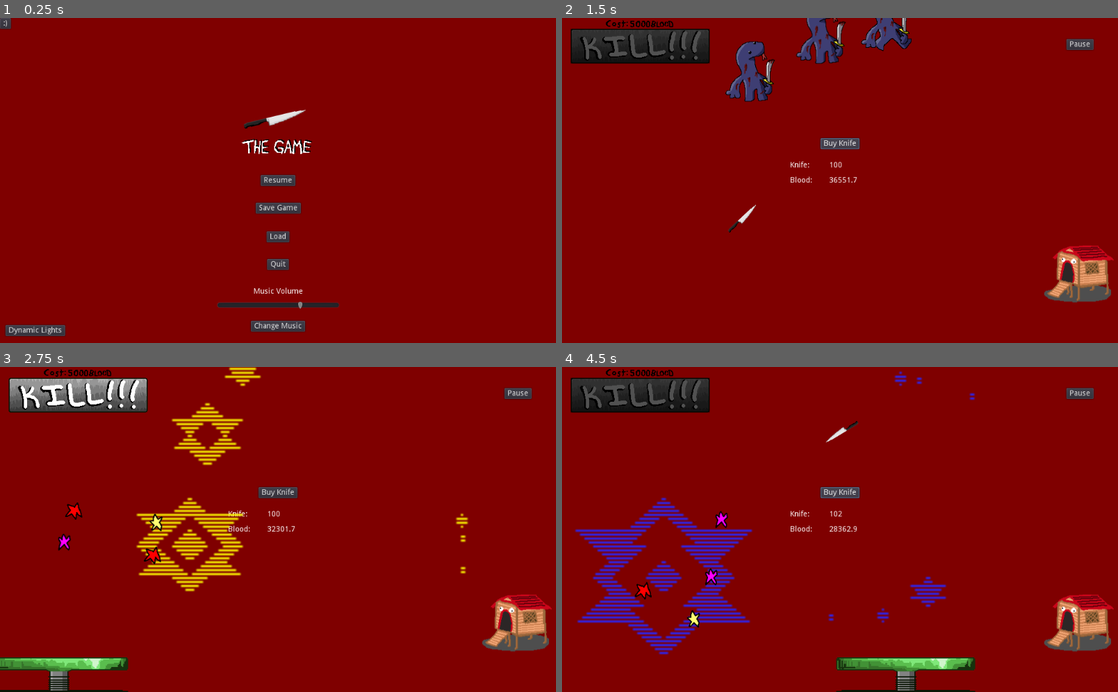
Above: before the commit, frames 1-4 (two rows, left to right).
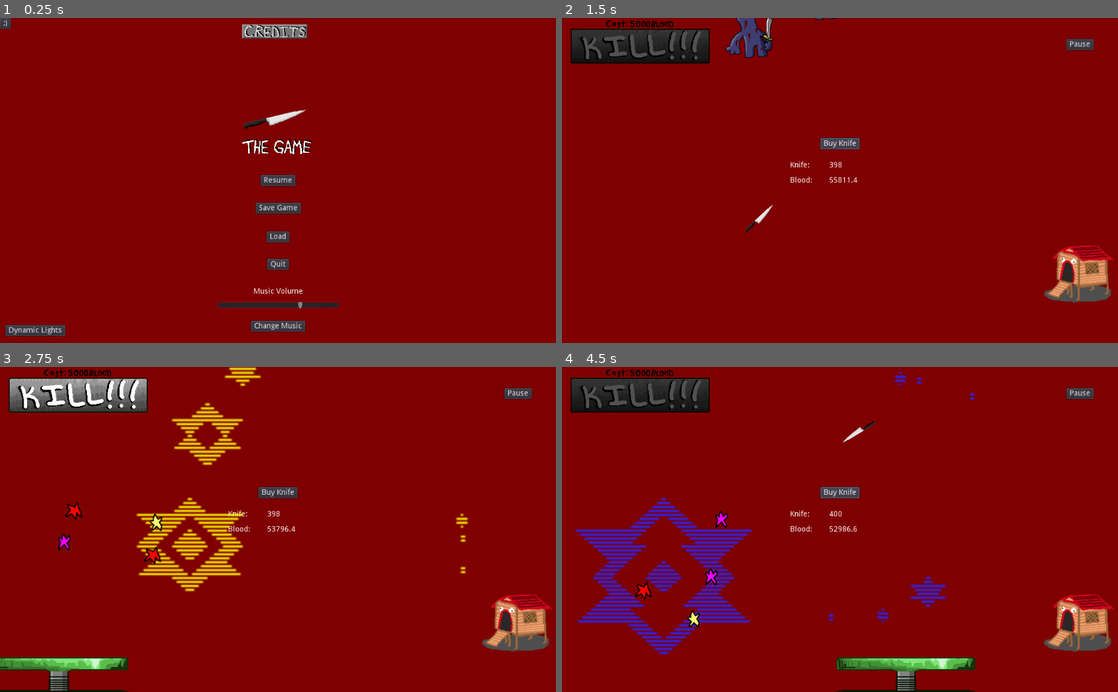
Above: after the commit, the same moments.

Repository: KartoffelDrache/Idle-Game-1
Game: Godot game, scene res://Main.tscn
Two runs of this game, one before a commit and one after it. Both use one fixed random seed, a clock stepped at 60 frames per second and the inputs below.
Inputs (mouse positions are in pixels of both pictures, inside the frame that each line leads up to):
- Up to frame 1 (0.25 s): no input
- Up to frame 2 (1.5 s): click "Load" at 0.5 s; click "Buy Knife" at 1.25 s
- Up to frame 3 (2.75 s): click (77, 396) at 2 s
- Up to frame 4 (4.5 s): click "Buy Knife" at 2.75 s; click (639, 396) at 3.5 s; click "Buy Knife" at 4.25 s

The runs differ from the first frame. In frame 1, 0.5% of the frame differs, in the area x 43-56%, y 1-7%; in frame 2, 3.0%, in the area x 29-63%, y 0-67%; in frame 3, less than 0.1%; in frame 4, 0.2%.

Commit message:
update 6

Diff:
--- a/CloseBuilding.gd
+++ b/CloseBuilding.gd
@@ -1,6 +1,6 @@
 extends ParallaxLayer
 
-export(float) var sky_speed = -2.0
+export(float) var sky_speed = -15.0
 
 func _process(delta) -> void:
 	self.motion_offset.x += sky_speed * delta
--- a/Coop.gd
+++ b/Coop.gd
@@ -3,7 +3,7 @@
 signal coop_switch
 var mouse_over = false
 
-func _input(event):
+func _input(_event):
 	if mouse_over and Input.is_action_pressed("click"):
 		emit_signal("coop_switch")
 
--- a/Coop.tscn
+++ b/Coop.tscn
@@ -1,14 +1,38 @@
-[gd_scene load_steps=8 format=2]
+[gd_scene load_steps=32 format=2]
 
 [ext_resource path="res://ChickenCoopBought.png" type="Texture" id=1]
 [ext_resource path="res://ChickenCoopPrebuild.png" type="Texture" id=2]
 [ext_resource path="res://Coop.gd" type="Script" id=3]
-[ext_resource path="res://CoopConstruction2.png" type="Texture" id=4]
-[ext_resource path="res://CoopConstruction1.png" type="Texture" id=5]
+[ext_resource path="res://CoopConstructionFrames/CoopConstructionFinal21.png" type="Texture" id=4]
+[ext_resource path="res://CoopConstructionFrames/CoopConstructionFinal10.png" type="Texture" id=5]
+[ext_resource path="res://CoopConstructionFrames/CoopConstructionFinal14.png" type="Texture" id=6]
+[ext_resource path="res://CoopConstructionFrames/CoopConstructionFinal15.png" type="Texture" id=7]
+[ext_resource path="res://CoopConstructionFrames/CoopConstructionFinal6.png" type="Texture" id=8]
+[ext_resource path="res://CoopConstructionFrames/CoopConstructionFinal1.png" type="Texture" id=9]
+[ext_resource path="res://CoopConstructionFrames/CoopConstructionFinal20.png" type="Texture" id=10]
+[ext_resource path="res://CoopConstructionFrames/CoopConstruction1.png" type="Texture" id=11]
+[ext_resource path="res://CoopConstructionFrames/CoopConstructionFinal3.png" type="Texture" id=12]
+[ext_resource path="res://CoopConstructionFrames/CoopConstructionFinal12.png" type="Texture" id=13]
+[ext_resource path="res://CoopConstructionFrames/CoopConstructionFinal8.png" type="Texture" id=14]
+[ext_resource path="res://CoopConstructionFrames/CoopConstructionFinal4.png" type="Texture" id=15]
+[ext_resource path="res://CoopConstructionFrames/CoopConstructionFinal19.png" type="Texture" id=16]
+[ext_resource path="res://CoopConstructionFrames/CoopConstructionFinal11.png" type="Texture" id=17]
+[ext_resource path="res://CoopConstructionFrames/CoopConstructionFinal2.png" type="Texture" id=18]
+[ext_resource path="res://CoopConstructionFrames/CoopConstructionFinal22.png" type="Texture" id=19]
+[ext_resource path="res://CoopConstructionFrames/CoopConstructionFinal13.png" type="Texture" id=20]
+[ext_resource path="res://CoopConstructionFrames/CoopConstructionFinal5.png" type="Texture" id=21]
+[ext_resource path="res://CoopConstructionFrames/CoopConstructionFinal23.png" type="Texture" id=22]
+[ext_resource path="res://CoopConstructionFrames/CoopConstructionFinal7.png" type="Texture" id=23]
+[ext_resource path="res://CoopConstructionFrames/CoopConstructionFinal16.png" type="Texture" id=24]
+[ext_resource path="res://CoopConstructionFrames/CoopConstructionFinal9.png" type="Texture" id=25]
+[ext_resource path="res://CoopConstructionFrames/CoopConstruction2.png" type="Texture" id=26]
+[ext_resource path="res://CoopConstructionFrames/CoopConstructionFinal17.png" type="Texture" id=27]
+[ext_resource path="res://CoopConstructionFrames/CoopConstructionFinal24.png" type="Texture" id=28]
+[ext_resource path="res://CoopConstructionFrames/CoopConstructionFinal18.png" type="Texture" id=29]
 
 [sub_resource type="SpriteFrames" id=1]
 animations = [ {
-"frames": [ ExtResource( 5 ), ExtResource( 4 ) ],
+"frames": [ ExtResource( 11 ), ExtResource( 26 ), ExtResource( 9 ), ExtResource( 18 ), ExtResource( 12 ), ExtResource( 15 ), ExtResource( 21 ), ExtResource( 8 ), ExtResource( 23 ), ExtResource( 14 ), ExtResource( 25 ), ExtResource( 5 ), ExtResource( 17 ), ExtResource( 13 ), ExtResource( 20 ), ExtResource( 6 ), ExtResource( 7 ), ExtResource( 24 ), ExtResource( 27 ), ExtResource( 29 ), ExtResource( 16 ), ExtResource( 10 ), ExtResource( 4 ), ExtResource( 19 ), ExtResource( 22 ), ExtResource( 28 ) ],
 "loop": true,
 "name": "building",
 "speed": 15.0
--- a/CoopZone.gd
+++ b/CoopZone.gd
@@ -1,6 +1,49 @@
 extends Node2D
 
 signal return_HUD
+var twales_talk_num = [1,2,3,4,5]
+var shut_up = true
+
+func _process(_delta):
+	if !visible:
+		$TwalesTalk/TextBackground.hide()
+		$TwalesTalk/TwalesText.hide()
 
 func _on_TextureButton_pressed():
 	emit_signal("return_HUD")
+
+func _on_Twales_twales():
+	$Twales/AnimatedSprite.play()
+	twalesTalking()
+	$TwalesTimer.start()
+	$TwalesTalk/TalkTimer.start()
+	$TwalesTalk/TextDisappears.start()
+	$TwalesTalk/TextBackground.show()
+	$TwalesTalk/TwalesText.show()
+
+
+func _on_TwalesTimer_timeout():
+	$Twales/AnimatedSprite.stop()
+	$Twales/AnimatedSprite.frame = 0
+
+func twalesTalking():
+	if shut_up:
+		shut_up = false
+		var count = randi() % twales_talk_num.size()
+		if count == 0:
+			$TwalesTalk/TwalesTalk1.play()
+		elif count == 1:
+			$TwalesTalk/TwalesTalk2.play()
+		elif count == 2:
+			$TwalesTalk/TwalesTalk3.play()
+		elif count == 3:
+			$TwalesTalk/TwalesTalk4.play()
+		elif count == 4:
+			$TwalesTalk/TwalesTalk5.play()
+
+func _on_TalkTimer_timeout():
+	shut_up = true
+
+func _on_TextDisappears_timeout():
+	$TwalesTalk/TextBackground.hide()
+	$TwalesTalk/TwalesText.hide()
--- a/CoopZone.tscn
+++ b/CoopZone.tscn
@@ -12,6 +12,13 @@
 [ext_resource path="res://CoopZone.gd" type="Script" id=10]
 [ext_resource path="res://SMILEYSNICKER5.png" type="Texture" id=11]
 [ext_resource path="res://SMILEYSNICKER1.png" type="Texture" id=12]
+[ext_resource path="res://Twales.tscn" type="PackedScene" id=13]
+[ext_resource path="res://Twales/Twales2.wav" type="AudioStream" id=14]
+[ext_resource path="res://Twales/Twales4.wav" type="AudioStream" id=15]
+[ext_resource path="res://Twales/Twales5.wav" type="AudioStream" id=16]
+[ext_resource path="res://Twales/Twales1.wav" type="AudioStream" id=17]
+[ext_resource path="res://Twales/Twales3.wav" type="AudioStream" id=18]
+[ext_resource path="res://TextBackgroundMedium.png" type="Texture" id=19]
 
 [sub_resource type="CanvasItemMaterial" id=1]
 
@@ -65,9 +72,9 @@
 texture = ExtResource( 2 )
 
 [node name="CoopBackground" type="TextureRect" parent="."]
-margin_left = -24.0
-margin_right = 1043.0
+margin_right = 1024.0
 margin_bottom = 600.0
+mouse_filter = 2
 texture = ExtResource( 1 )
 expand = true
 
@@ -79,4 +86,57 @@
 texture_normal = ExtResource( 12 )
 texture_pressed = ExtResource( 11 )
 
+[node name="Twales" parent="." instance=ExtResource( 13 )]
+position = Vector2( 58, 58 )
+
+[node name="TwalesTimer" type="Timer" parent="."]
+one_shot = true
+
+[node name="TwalesTalk" type="Node" parent="."]
+
+[node name="TwalesTalk1" type="AudioStreamPlayer" parent="TwalesTalk"]
+stream = ExtResource( 17 )
+
+[node name="TwalesTalk2" type="AudioStreamPlayer" parent="TwalesTalk"]
+stream = ExtResource( 14 )
+
+[node name="TwalesTalk3" type="AudioStreamPlayer" parent="TwalesTalk"]
+stream = ExtResource( 18 )
+
+[node name="TwalesTalk4" type="AudioStreamPlayer" parent="TwalesTalk"]
+stream = ExtResource( 15 )
+
+[node name="TwalesTalk5" type="AudioStreamPlayer" parent="TwalesTalk"]
+stream = ExtResource( 16 )
+
+[node name="TalkTimer" type="Timer" parent="TwalesTalk"]
+wait_time = 0.05
+one_shot = true
+
+[node name="TextDisappears" type="Timer" parent="TwalesTalk"]
+wait_time = 5.0
+one_shot = true
+
+[node name="TextBackground" type="TextureRect" parent="TwalesTalk"]
+margin_left = 114.0
+margin_top = 8.0
+margin_right = 314.0
+margin_bottom = 108.0
+texture = ExtResource( 19 )
+
+[node name="TwalesText" type="Label" parent="TwalesTalk"]
+margin_left = 119.0
+margin_top = 13.0
+margin_right = 309.0
+margin_bottom = 103.0
+text = "Twales the Fox:
+Ominio nimo ni monmo no mimino.
+
+"
+autowrap = true
+
 [connection signal="pressed" from="TextureButton" to="." method="_on_TextureButton_pressed"]
+[connection signal="twales" from="Twales" to="." method="_on_Twales_twales"]
+[connection signal="timeout" from="TwalesTimer" to="." method="_on_TwalesTimer_timeout"]
+[connection signal="timeout" from="TwalesTalk/TalkTimer" to="." method="_on_TalkTimer_timeout"]
+[connection signal="timeout" from="TwalesTalk/TextDisappears" to="." method="_on_TextDisappears_timeout"]
--- a/FarBuilding.gd
+++ b/FarBuilding.gd
@@ -1,6 +1,6 @@
 extends ParallaxLayer
 
-export(float) var sky_speed = -.5
+export(float) var sky_speed = -1.0
 
 func _process(delta) -> void:
 	self.motion_offset.x += sky_speed * delta
--- a/HUD.gd
+++ b/HUD.gd
@@ -38,7 +38,7 @@
 	var knive_scene_new = knive_scene.instance()
 	var knife_spawn_location = get_node("KnifePath/KnifePathPoint")
 	knife_spawn_location.offset = randi()
-	knive_scene_new.position = knife_spawn_location.position
+	knive_scene_new.position = knife_spawn_location.global_position
 	knive_scene_new.rotation += randf()*PI*2
 	add_child(knive_scene_new)
 
@@ -68,7 +68,7 @@
 func _on_PauseScreen_loading():
 	emit_signal("loading")
 
-func _on_Main_loaded(loadknives,loadblood,loadcoop,volume_start):
+func _on_Main_loaded(loadknives,loadblood,loadcoop,_volume_start):
 	knives = loadknives
 	blood = loadblood
 	coop_built = loadcoop
@@ -89,7 +89,7 @@
 		var dude = dude_scene.instance()
 		var dude_spawn_location = get_node("DudePath/DudePathLocation")
 		dude_spawn_location.offset = randi()
-		dude.position = dude_spawn_location.position
+		dude.position = dude_spawn_location.global_position
 		add_child(dude)
 	boing_ready = true
 
@@ -141,7 +141,7 @@
 	var star_spawn_location = get_node("StarPath/StarPathLocation")
 	star_spawn_location.offset = randi()
 	var direction = star_spawn_location.rotation +PI/2
-	star.position = star_spawn_location.position
+	star.position = star_spawn_location.global_position
 	var velocity = Vector2(rand_range(200.0,450.0), 0.0)
 	star.linear_velocity = velocity.rotated(direction)
 	add_child(star)
--- a/HUD.tscn
+++ b/HUD.tscn
@@ -129,7 +129,7 @@
 text = "Pause"
 
 [node name="KnifePath" type="Path2D" parent="."]
-position = Vector2( 48, 0 )
+position = Vector2( 31, 0 )
 curve = SubResource( 1 )
 
 [node name="KnifePathPoint" type="PathFollow2D" parent="KnifePath"]
@@ -139,16 +139,17 @@
 [node name="SpawnTimer" type="Timer" parent="."]
 wait_time = 0.5
 
-[node name="DudePath" type="Path2D" parent="."]
-curve = SubResource( 2 )
-
-[node name="DudePathLocation" type="PathFollow2D" parent="DudePath"]
-
 [node name="Spring" parent="." instance=ExtResource( 4 )]
 position = Vector2( -547, 568 )
 
 [node name="SpringSwitch" type="Timer" parent="."]
 wait_time = 10.0
+
+[node name="DudePath" type="Path2D" parent="."]
+position = Vector2( 0, -81 )
+curve = SubResource( 2 )
+
+[node name="DudePathLocation" type="PathFollow2D" parent="DudePath"]
 
 [node name="Dude" parent="." instance=ExtResource( 3 )]
 position = Vector2( -416, 432 )
@@ -211,7 +212,6 @@
 visible = false
 position = Vector2( 875, 401 )
 frames = SubResource( 5 )
-frame = 1
 playing = true
 
 [node name="BuildTimer" type="Timer" parent="."]
@@ -229,7 +229,6 @@
 [node name="BuildingNoises" type="AudioStreamPlayer" parent="."]
 stream = ExtResource( 19 )
 
-[connection signal="visibility_changed" from="." to="." method="_on_HUD_visibility_changed"]
 [connection signal="pressed" from="Purchase" to="." method="_on_Purchase_pressed"]
 [connection signal="pressed" from="Pause" to="." method="_on_Pause_pressed"]
 [connection signal="timeout" from="SpawnTimer" to="." method="_on_SpawnTimer_timeout"]
--- a/Main.gd
+++ b/Main.gd
@@ -12,6 +12,10 @@
 var arrow3 = load("res://SMILEYSNICKER3.png")
 var arrow4 = load("res://SMILEYSNICKER4.png")
 var pointer = load("res://SMILEYSNICKER5.png")
+var click1 = load("res://SMILEYWINKEDIT1.png")
+var click2 = load("res://SMILEYWINKEDIT2.png")
+var click3 = load("res://SMILEYWINKEDIT3.png")
+var click4 = load("res://SMILEYWINKEDIT4.png")
 var count = 0
 var count2 = 17
 var count3 = 31
@@ -21,14 +25,18 @@
 var loadcoop = false
 var volume_start
 var disable_smile = false
+var quiting = false
+var stupid_dumb_timer_check = true
 
 
 func _ready():
 	$Music.play()
 	$MiceChange.start()
-	Input.set_custom_mouse_cursor(pointer, Input.CURSOR_POINTING_HAND)
+	$MouseClickChangeTimer.start()
 	$Background.modulate = Color(.5,0,0)
 	$Tint.modulate = Color(1,1,1,.001)
+	Input.set_custom_mouse_cursor(pointer, Input.CURSOR_MOVE)
+
 
 
 func _on_HUD_paused():
@@ -68,7 +76,7 @@
 	var loadknives = file_data.knives
 	var loadblood = file_data.blood
 	var rawcoop = file_data.coop_built
-	var volume_start = file_data.volume
+	volume_start = file_data.volume
 	if rawcoop == 1:
 		loadcoop = true
 	else:
@@ -126,11 +134,17 @@
 			cursor_val = 1
 
 func _process(_delta):
+	if quiting:
+		Input.set_custom_mouse_cursor(pointer, Input.CURSOR_POINTING_HAND)
+		Input.set_default_cursor_shape(Input.CURSOR_POINTING_HAND)
+		disable_smile = true
 	if Input.is_action_pressed("click"):
 		Input.set_default_cursor_shape(Input.CURSOR_POINTING_HAND)
-		Input.set_custom_mouse_cursor(pointer, Input.CURSOR_POINTING_HAND)
-		disable_smile = true
-		$SmileDisableTimer.start()
+		Input.set_custom_mouse_cursor(click1, Input.CURSOR_POINTING_HAND)
+		clicking()
+		stupid_dumb_timer_check = true
+	else:
+		stupid_dumb_timer_check = false
 	if yes:
 		count  = randf()
 		count2 = randf()
@@ -154,6 +168,30 @@
 	$Tint.show()
 	$CoopZone.hide()
 
-
 func _on_SmileDisableTimer_timeout():
 	disable_smile = false
+
+func _on_PauseScreen_quiting():
+	quiting = true
+
+func clicking():
+	disable_smile = true
+	$SmileDisableTimer.start()
+
+func _on_MouseClickChangeTimer_timeout():
+	"""
+		if stupid_dumb_timer_check:
+			Input.set_default_cursor_shape(Input.CURSOR_POINTING_HAND)
+			if cursor_val == 1:
+				Input.set_custom_mouse_cursor(click1, Input.CURSOR_POINTING_HAND)
+				cursor_val = 2
+			elif cursor_val == 2:
+				Input.set_custom_mouse_cursor(click2, Input.CURSOR_POINTING_HAND)
+				cursor_val = 3
+			elif cursor_val == 3:
+				Input.set_custom_mouse_cursor(click3, Input.CURSOR_POINTING_HAND)
+				cursor_val = 4
+			elif cursor_val == 4:
+				Input.set_custom_mouse_cursor(click4, Input.CURSOR_POINTING_HAND)
+				cursor_val = 1
+"""
--- a/Main.tscn
+++ b/Main.tscn
@@ -10,17 +10,18 @@
 [ext_resource path="res://springSound.wav" type="AudioStream" id=8]
 [ext_resource path="res://purchase.wav" type="AudioStream" id=9]
 [ext_resource path="res://CoopZone.tscn" type="PackedScene" id=10]
+[ext_resource path="res://MeatShack.tscn" type="PackedScene" id=11]
 
 [node name="Main" type="Node"]
 script = ExtResource( 3 )
 
 [node name="Background" type="ColorRect" parent="."]
-margin_right = 1031.0
+margin_right = 1024.0
 margin_bottom = 600.0
 mouse_filter = 2
 
 [node name="Tint" type="ColorRect" parent="."]
-margin_right = 1030.0
+margin_right = 1024.0
 margin_bottom = 600.0
 mouse_filter = 2
 
@@ -30,6 +31,9 @@
 [node name="PauseScreen" parent="." instance=ExtResource( 2 )]
 
 [node name="CoopZone" parent="." instance=ExtResource( 10 )]
+visible = false
+
+[node name="MeatShack" parent="." instance=ExtResource( 11 )]
 visible = false
 
 [node name="Music" type="AudioStreamPlayer" parent="."]
@@ -56,8 +60,11 @@
 wait_time = 0.08
 
 [node name="SmileDisableTimer" type="Timer" parent="."]
-wait_time = 0.01
+wait_time = 0.02
 one_shot = true
+
+[node name="MouseClickChangeTimer" type="Timer" parent="."]
+wait_time = 0.08
 
 [connection signal="loaded" from="." to="HUD" method="_on_Main_loaded"]
 [connection signal="loaded" from="." to="PauseScreen" method="_on_Main_loaded"]
@@ -75,6 +82,7 @@
 [connection signal="adv_features" from="PauseScreen" to="HUD" method="_on_PauseScreen_adv_features"]
 [connection signal="loading" from="PauseScreen" to="HUD" method="_on_PauseScreen_loading"]
 [connection signal="musicChange" from="PauseScreen" to="." method="_on_PauseScreen_musicChange"]
+[connection signal="quiting" from="PauseScreen" to="." method="_on_PauseScreen_quiting"]
 [connection signal="resume" from="PauseScreen" to="." method="_on_PauseScreen_resume"]
 [connection signal="save" from="PauseScreen" to="." method="_on_PauseScreen_save"]
 [connection signal="spin" from="PauseScreen" to="." method="_on_PauseScreen_spin"]
@@ -84,3 +92,4 @@
 [connection signal="return_HUD" from="CoopZone" to="." method="_on_CoopZone_return_HUD"]
 [connection signal="timeout" from="MiceChange" to="." method="_on_MiceChange_timeout"]
 [connection signal="timeout" from="SmileDisableTimer" to="." method="_on_SmileDisableTimer_timeout"]
+[connection signal="timeout" from="MouseClickChangeTimer" to="." method="_on_MouseClickChangeTimer_timeout"]
--- /dev/null
+++ b/MeatShack.tscn
@@ -0,0 +1,18 @@
+[gd_scene load_steps=3 format=2]
+
+[ext_resource path="res://MeatShackBackground1.png" type="Texture" id=1]
+[ext_resource path="res://MeatShackBackground2.png" type="Texture" id=2]
+
+[node name="MeatShack" type="Node2D"]
+
+[node name="MSBackground" type="TextureRect" parent="."]
+margin_right = 1024.0
+margin_bottom = 600.0
+texture = ExtResource( 1 )
+expand = true
+
+[node name="MSBackgroundMeaty" type="TextureRect" parent="."]
+margin_right = 1024.0
+margin_bottom = 600.0
+texture = ExtResource( 2 )
+expand = true
--- a/MidBuilding.gd
+++ b/MidBuilding.gd
@@ -1,6 +1,6 @@
 extends ParallaxLayer
 
-export(float) var sky_speed = -1.0
+export(float) var sky_speed = -5.0
 
 func _process(delta) -> void:
 	self.motion_offset.x += sky_speed * delta
--- a/PauseScreen.gd
+++ b/PauseScreen.gd
@@ -2,14 +2,15 @@
 
 signal resume
 signal save
-signal saving
 signal loading
 signal volume
 signal musicChange
 signal spin
 signal adv_features
 signal tint
+signal quiting
 var coop_built = false
+
 
 func _on_Resume_pressed():
 	emit_signal("resume")
@@ -22,7 +23,8 @@
 	emit_signal("resume")
 
 func _on_Quit_pressed():
-	get_tree().quit()
+	emit_signal("quiting")
+	$QuitTimer.start()
 
 
 func _on_Button_pressed():
@@ -60,5 +62,10 @@
 	coop_built = true
 
 
-func _on_Main_loaded(loadknives,loadblood,loadcoop,volume_start):
+func _on_Main_loaded(_lodknives,_loadblood,_loadcoop,volume_start):
 	$VolumeSlider.value = volume_start
+
+
+
+func _on_QuitTimer_timeout():
+	get_tree().quit()
--- a/PauseScreen.tscn
+++ b/PauseScreen.tscn
@@ -1,10 +1,13 @@
-[gd_scene load_steps=6 format=2]
+[gd_scene load_steps=9 format=2]
 
 [ext_resource path="res://PauseScreen.gd" type="Script" id=1]
 [ext_resource path="res://Silver-Kitchen-Knife-Transparent-Background.png" type="Texture" id=2]
 [ext_resource path="res://CatWizard.tscn" type="PackedScene" id=3]
 [ext_resource path="res://TheGameTitle2.png" type="Texture" id=4]
 [ext_resource path="res://Knifey.png" type="Texture" id=5]
+[ext_resource path="res://CreditsButton1.png" type="Texture" id=6]
+[ext_resource path="res://CreditsButton3.png" type="Texture" id=7]
+[ext_resource path="res://CreditsButton2.png" type="Texture" id=8]
 
 [node name="PauseScreen" type="CanvasLayer"]
 script = ExtResource( 1 )
@@ -34,6 +37,7 @@
 margin_top = -10.0
 margin_right = 32.0
 margin_bottom = 10.0
+mouse_filter = 1
 text = "Resume"
 
 [node name="Paused" type="Label" parent="."]
@@ -53,6 +57,7 @@
 margin_top = 220.0
 margin_right = 573.0
 margin_bottom = 260.0
+mouse_filter = 2
 texture = ExtResource( 4 )
 
 [node name="Save" type="Button" parent="."]
@@ -116,6 +121,7 @@
 margin_right = 56.0
 margin_bottom = -82.0
 rect_rotation = -13.5
+mouse_filter = 2
 texture = ExtResource( 5 )
 
 [node name="MusicVolume" type="Label" parent="."]
@@ -175,6 +181,19 @@
 [node name="CatWizard" parent="." instance=ExtResource( 3 )]
 visible = false
 position = Vector2( 994, 581 )
+
+[node name="Credits" type="TextureButton" parent="."]
+margin_left = 446.0
+margin_top = 12.0
+margin_right = 566.0
+margin_bottom = 52.0
+texture_normal = ExtResource( 8 )
+texture_pressed = ExtResource( 7 )
+texture_hover = ExtResource( 6 )
+
+[node name="QuitTimer" type="Timer" parent="."]
+wait_time = 0.1
+one_shot = true
 
 [connection signal="pressed" from="Resume" to="." method="_on_Resume_pressed"]
 [connection signal="pressed" from="Save" to="." method="_on_Save_pressed"]
@@ -185,3 +204,4 @@
 [connection signal="pressed" from="MusicChange" to="." method="_on_MusicChange_pressed"]
 [connection signal="pressed" from="DynamicLights" to="." method="_on_DynamicLights_pressed"]
 [connection signal="pressed" from="AdvancedFeatures" to="." method="_on_AdvancedFeatures_pressed"]
+[connection signal="timeout" from="QuitTimer" to="." method="_on_QuitTimer_timeout"]
--- /dev/null
+++ b/Twales.gd
@@ -0,0 +1,14 @@
+extends Area2D
+
+signal twales
+var mouse_over = false
+
+func _input(_event):
+	if mouse_over and Input.is_action_pressed("click"):
+		emit_signal("twales")
+
+func _on_Twales_mouse_entered():
+	mouse_over = true
+
+func _on_Twales_mouse_exited():
+	mouse_over = false
--- /dev/null
+++ b/Twales.tscn
@@ -0,0 +1,29 @@
+[gd_scene load_steps=6 format=2]
+
+[ext_resource path="res://Twales/TwalesEdit1.png" type="Texture" id=1]
+[ext_resource path="res://Twales/TwalesEdit2.png" type="Texture" id=2]
+[ext_resource path="res://Twales.gd" type="Script" id=3]
+
+[sub_resource type="SpriteFrames" id=1]
+animations = [ {
+"frames": [ ExtResource( 1 ), ExtResource( 2 ) ],
+"loop": true,
+"name": "speak",
+"speed": 5.0
+} ]
+
+[sub_resource type="RectangleShape2D" id=2]
+extents = Vector2( 50, 50 )
+
+[node name="Twales" type="Area2D"]
+script = ExtResource( 3 )
+
+[node name="AnimatedSprite" type="AnimatedSprite" parent="."]
+frames = SubResource( 1 )
+animation = "speak"
+
+[node name="CollisionShape2D" type="CollisionShape2D" parent="."]
+shape = SubResource( 2 )
+
+[connection signal="mouse_entered" from="." to="." method="_on_Twales_mouse_entered"]
+[connection signal="mouse_exited" from="." to="." method="_on_Twales_mouse_exited"]
--- a/data.json
+++ b/data.json
@@ -1 +1 @@
-{"blood":35996.2,"coop_built":1,"knives":99,"volume":-10}
+{"blood":53587.1,"coop_built":1,"knives":397,"volume":-16}
Binary file added: CoopConstructionFrames/CoopConstruction1.png
Not shown, added: CoopConstructionFrames/CoopConstruction1.png.import
Binary file added: CoopConstructionFrames/CoopConstruction2.png
Not shown, added: CoopConstructionFrames/CoopConstruction2.png.import
Binary file added: CoopConstructionFrames/CoopConstructionFinal1.png
Not shown, added: CoopConstructionFrames/CoopConstructionFinal1.png.import
Binary file added: CoopConstructionFrames/CoopConstructionFinal10.png
Not shown, added: CoopConstructionFrames/CoopConstructionFinal10.png.import
Binary file added: CoopConstructionFrames/CoopConstructionFinal11.png
Not shown, added: CoopConstructionFrames/CoopConstructionFinal11.png.import
Binary file added: CoopConstructionFrames/CoopConstructionFinal12.png
Not shown, added: CoopConstructionFrames/CoopConstructionFinal12.png.import
(and 84 more such lines)
